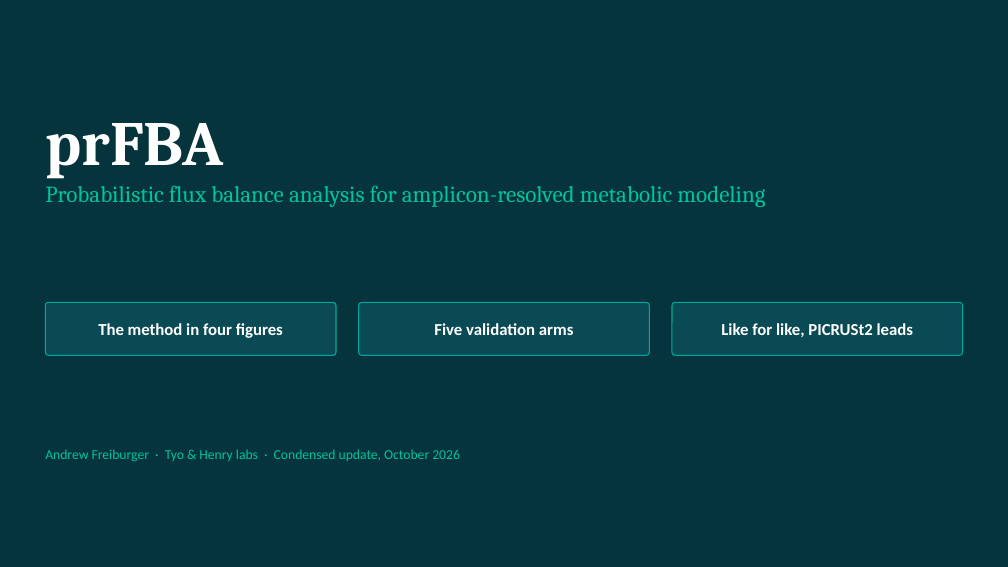
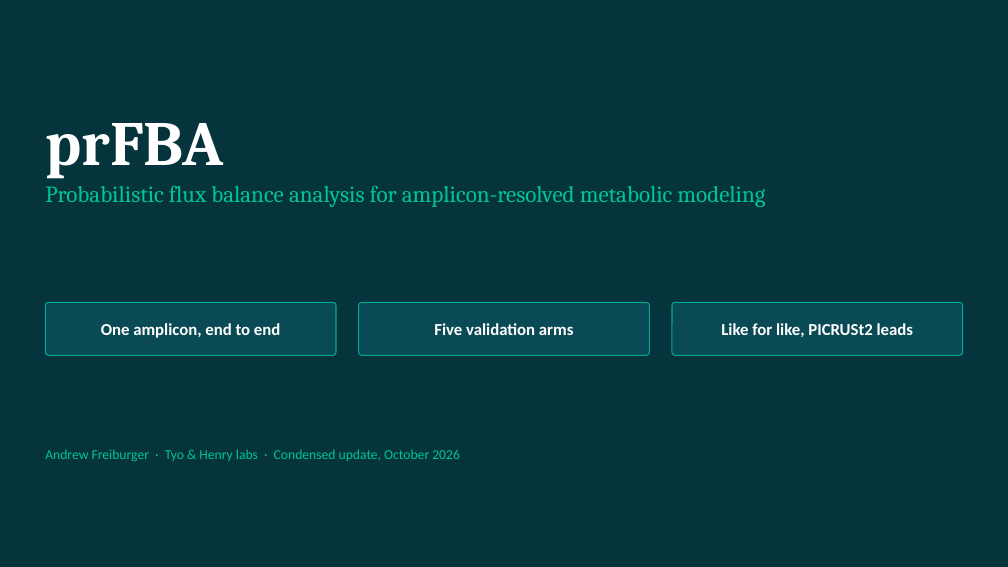
Before and after one commit to freiburgermsu/prFBA, a slide deck: slide 1 of presentations/prFBA_condensed_2026-10.pptx. Drawn at 1008x567 pixels with LibreOffice and Linux fonts; fonts in the diff are those of the drawing. Boxes give left, top, right and bottom in pixels: in the first picture for what was removed or moved away, otherwise in the second. Text is boxed around its words. In the diff, an @@ line names an element or a change of style, - is before the commit and + after.

```diff
--- a/presentations/prFBA_condensed_2026-10.pptx
+++ b/presentations/prFBA_condensed_2026-10.pptx
@@ text in rounded rectangle at [101, 323, 280, 338]: text changed @@
-The method in four figures
+One amplicon, end to end
```
Also in this commit, not shown: 2 other files.
